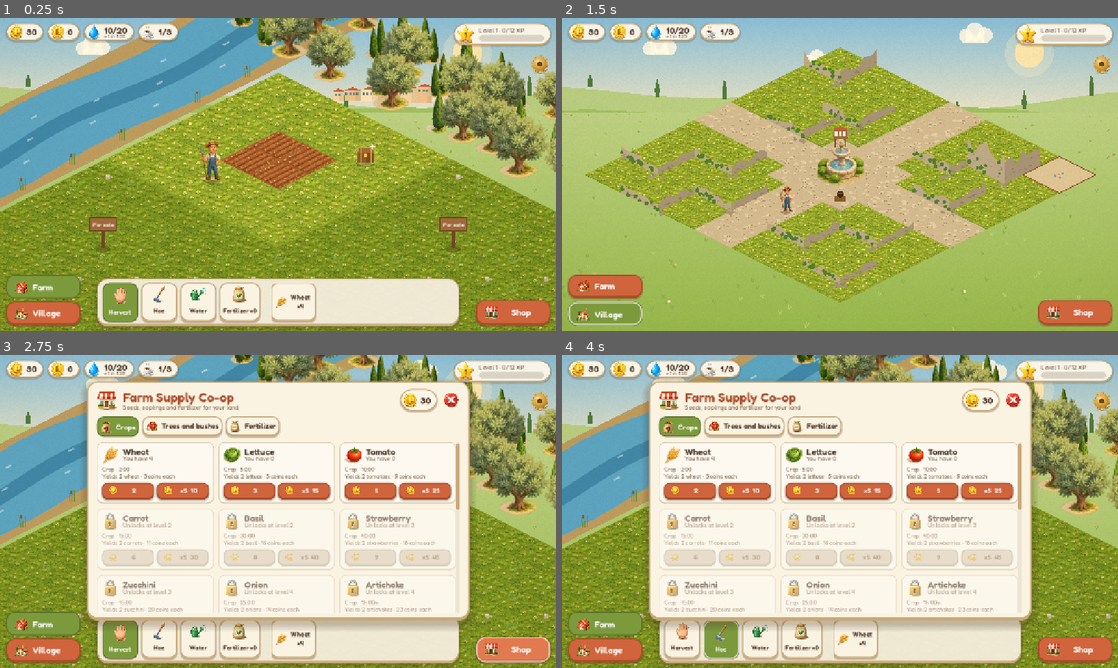
Above: before the commit, frames 1-4 (two rows, left to right).
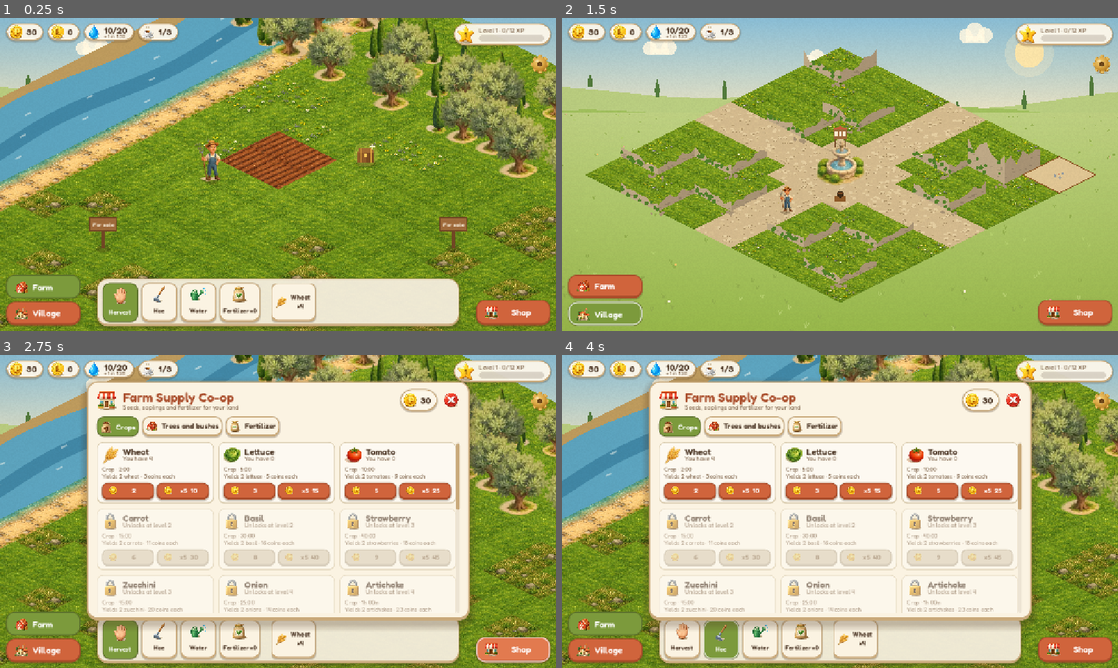
Above: after the commit, the same moments.

Repository: rikigianga24/TerraMia
Game: Godot game, scene res://scenes/main.tscn
Same seed, same stepped clock (60 frames per second), same inputs: the game is played once before the commit and once after it.
Inputs:
- Up to frame 1 (0.25 s): no input
- Up to frame 2 (1.5 s): click "Farm" at 0.5 s; click "Village" at 1.25 s
- Up to frame 3 (2.75 s): click "Shop" at 2 s
- Up to frame 4 (4 s): click "Harvest" at 2.75 s; click "Hoe" at 3.5 s

The runs differ from the first frame. In frame 1, 43% of the frame differs, in the area x 0-100%, y 0-100%; in frame 2, 15%; in frame 3, 13%; in frame 4, 13%.

Commit message:
Mattonelle del terreno illustrate e prato attorno alla mappa
- Foglio terreno.webp: erba, erba fiorita, erba selvatica, erba secca, terra
  arata, terra bagnata, sterrato e sponda, riportati sul rombo 2:1 della
  griglia (vertice superiore ricavato per simmetria, campionamento interno).
- Prato di mattonelle attorno alla mappa; sponda lungo il fiume; la strada è
  una fila di mattonelle di sterrato; stoppie oltre la strada.
- Lotti da comprare con chiazze d'erba selvatica; mattonelle specchiate a
  caso per non far notare la ripetizione.

Co-Authored-By: Claude Opus 5.5 <noreply@anthropic.com>
Claude-Session: https://claude.ai/code/session_01EejtAcNkdnzJb7Be6Qpn18

Diff:
--- a/assets/graphics/sprites/sprites.json
+++ b/assets/graphics/sprites/sprites.json
@@ -971,6 +971,78 @@
   ],
   "sheet": "sheet_b.webp"
  },
+ "terreno_arato": {
+  "box": [
+   15,
+   591,
+   384,
+   846
+  ],
+  "sheet": "terreno.webp"
+ },
+ "terreno_bagnato": {
+  "box": [
+   396,
+   594,
+   765,
+   846
+  ],
+  "sheet": "terreno.webp"
+ },
+ "terreno_erba": {
+  "box": [
+   15,
+   165,
+   381,
+   414
+  ],
+  "sheet": "terreno.webp"
+ },
+ "terreno_erba_fiori": {
+  "box": [
+   396,
+   165,
+   762,
+   414
+  ],
+  "sheet": "terreno.webp"
+ },
+ "terreno_erba_secca": {
+  "box": [
+   1161,
+   165,
+   1524,
+   414
+  ],
+  "sheet": "terreno.webp"
+ },
+ "terreno_erba_selvatica": {
+  "box": [
+   777,
+   159,
+   1146,
+   414
+  ],
+  "sheet": "terreno.webp"
+ },
+ "terreno_sponda": {
+  "box": [
+   1161,
+   594,
+   1524,
+   849
+  ],
+  "sheet": "terreno.webp"
+ },
+ "terreno_sterrato": {
+  "box": [
+   777,
+   594,
+   1146,
+   846
+  ],
+  "sheet": "terreno.webp"
+ },
  "tile_acqua": {
   "box": [
    645,
--- a/scenes/farm/farm.gd
+++ b/scenes/farm/farm.gd
@@ -28,6 +28,10 @@
 const TEX_GRASS_FLOWERS := preload("res://assets/graphics/tiles/grass_flowers.png")
 const TEX_SOIL := preload("res://assets/graphics/tiles/soil.png")
 const TEX_SOIL_WET := preload("res://assets/graphics/tiles/soil_wet.png")
+const TEX_GRASS_WILD := preload("res://assets/graphics/tiles/grass_wild.png")
+const TEX_GRASS_DRY := preload("res://assets/graphics/tiles/grass_dry.png")
+const TEX_DIRT := preload("res://assets/graphics/tiles/dirt.png")
+const TEX_BANK := preload("res://assets/graphics/tiles/bank.png")
 const TEX_SEEDS := preload("res://assets/graphics/icons/seeds.png")
 
 const COLOR_HOVER := Color(1, 1, 1, 0.9)
@@ -42,8 +46,6 @@
 const COLOR_WATER := Color("5aa3c8")
 const COLOR_WATER_DEEP := Color("3f86ad")
 const COLOR_BANK := Color("b89a62")
-const COLOR_ROAD := Color("cbb48a")
-const COLOR_ROAD_DARK := Color("ad9468")
 
 ## Forma della pianta (solo grafica): grano, foglie, radici, frutti, grossi, fiori.
 const SHAPES := {
@@ -64,10 +66,12 @@
 const DRAG_THRESHOLD := 8.0
 ## Fasce attorno alla mappa, in quadranti: fiume (x < 0), bosco (y < 0),
 ## strada (x > lato), prato aperto (y > lato).
-const RIVER_FROM := -3.2
-const RIVER_TO := -0.5
-const ROAD_FROM := 0.6
-const ROAD_TO := 1.8
+const RIVER_FROM := -3.4
+const RIVER_TO := -0.8
+const ROAD_FROM := 1.0       ## la strada è la colonna di mattonelle x = lato + 1
+const ROAD_TO := 2.0
+## Prato di mattonelle attorno alla mappa, in quadranti (oltre c'è lo sfondo).
+const SURROUND := Rect2i(-1, -5, 6, 11)   ## margini: sinistra, alto, destra, basso
 
 var tool: String = "hand":
 	set(value):
@@ -387,7 +391,7 @@
 func _draw() -> void:
 	var w := GameData.world_size()
 	_draw_river(w)
-	_draw_road(w)
+	_draw_surroundings(w)
 	for t in _trees:
 		if t["back"]:
 			_draw_tree_decor(t)
@@ -432,15 +436,34 @@
 	return out
 
 
+## Numero "a caso" ma sempre uguale per la stessa cella, tra 0 e n-1.
+static func _rand(cell: Vector2i, n: int) -> int:
+	return posmod(hash(cell), n)
+
+
+## Mattonella sul quadrante; specchiata a caso (ma sempre uguale per la
+## stessa cella) perché la ripetizione non si noti.
+func _tile(tex: Texture2D, cell: Vector2i, modulate := Color.WHITE, can_flip := true) -> void:
+	var top := cell_to_local(cell)
+	var flip := can_flip and _rand(cell, 2) == 0
+	if flip:
+		draw_set_transform(top + Vector2(TILE_W * 0.5, 0), 0.0, Vector2(-1, 1))
+		draw_texture_rect(tex, Rect2(Vector2.ZERO, Vector2(TILE_W, TILE_H)), false, modulate)
+		draw_set_transform(Vector2.ZERO)
+	else:
+		draw_texture_rect(tex, Rect2(top - Vector2(TILE_W * 0.5, 0), Vector2(TILE_W, TILE_H)), false, modulate)
+
+
 func _draw_ground(cell: Vector2i) -> void:
 	var rect := Rect2(cell_to_local(cell) - Vector2(TILE_W * 0.5, 0), Vector2(TILE_W, TILE_H))
 	var plot := GameState.get_plot(cell)
 	if GameState.is_tilled(cell):
 		var wet: bool = not plot.is_empty() and plot.get("watered", false)
-		draw_texture_rect(TEX_SOIL_WET if wet else TEX_SOIL, rect, false)
-		return
-	var flowers := posmod(cell.x * 7 + cell.y * 13, 5) == 0
-	draw_texture_rect(TEX_GRASS_FLOWERS if flowers else TEX_GRASS, rect, false)
+		# i solchi hanno una direzione: niente specchiatura
+		_tile(TEX_SOIL_WET if wet else TEX_SOIL, cell, Color.WHITE, false)
+		return
+	var flowers := _rand(cell + Vector2i(3, 59), 5) == 0
+	_tile(TEX_GRASS_FLOWERS if flowers else TEX_GRASS, cell)
 	if GameState.is_plow_queued(cell):
 		var prog := GameState.plow_progress(cell)
 		if prog > 0.0:
@@ -450,22 +473,28 @@
 			draw_dashed_line(poly[i], poly[(i + 1) % 4], COLOR_QUEUED, 2.5, 7.0, true, true)
 
 
-## Terra non ancora tua: erba più selvatica, un po' spenta.
+## Terra non ancora tua: prato un po' più spento, con chiazze d'erba selvatica.
 func _draw_locked_cell(cell: Vector2i) -> void:
-	var rect := Rect2(cell_to_local(cell) - Vector2(TILE_W * 0.5, 0), Vector2(TILE_W, TILE_H))
-	var flowers := posmod(cell.x * 7 + cell.y * 13, 4) == 0
-	draw_texture_rect(TEX_GRASS_FLOWERS if flowers else TEX_GRASS, rect, false, COLOR_LOCKED)
-	# ciuffi d'erba alta e qualche sasso
-	var h := posmod(cell.x * 31 + cell.y * 17, 7)
-	var c := cell_center(cell)
-	if h < 3:
-		for i in 3:
-			var o := Vector2((i - 1) * 9.0 + h * 3.0, (i % 2) * 6.0 - 3.0)
-			draw_line(c + o, c + o + Vector2(-3, -12), Color("6f8f3e"), 2.0)
-			draw_line(c + o, c + o + Vector2(3, -11), Color("7fa840"), 2.0)
-	elif h == 4:
-		draw_circle(c + Vector2(10, 4), 5.0, Color("b9ad98"))
-		draw_circle(c + Vector2(8, 2), 3.0, Color("d8cbb5"))
+	var wild := _rand(cell + Vector2i(101, 7), 6) == 0
+	_tile(TEX_GRASS_WILD if wild else TEX_GRASS, cell, Color(0.93, 0.95, 0.88))
+
+
+## Prato di mattonelle attorno alla mappa: sponda lungo il fiume, sterrato
+## per la strada, erba (a tratti secca) altrove.
+func _draw_surroundings(w: Vector2i) -> void:
+	var road_x := w.x + int(ROAD_FROM)
+	for y in range(SURROUND.position.y, w.y + SURROUND.size.y):
+		for x in range(SURROUND.position.x, w.x + SURROUND.size.x):
+			var cell := Vector2i(x, y)
+			if GameState.is_in_world(cell):
+				continue
+			if x == -1:
+				_tile(TEX_BANK, cell, Color.WHITE, false)
+			elif x == road_x:
+				_tile(TEX_DIRT, cell, Color.WHITE, false)
+			else:
+				var dry := x > road_x   # oltre la strada, stoppie
+				_tile(TEX_GRASS_DRY if dry else TEX_GRASS, cell)
 
 
 func _draw_sector_outline(sector: Vector2i) -> void:
@@ -517,7 +546,7 @@
 func _draw_river(w: Vector2i) -> void:
 	var y0 := -3.6   # nasce dietro il bosco
 	var y1 := float(w.y) + 10.0
-	draw_colored_polygon(_iso_quad(Vector2(RIVER_FROM - 0.4, y0), Vector2(RIVER_TO + 0.35, y1)), COLOR_BANK)
+	draw_colored_polygon(_iso_quad(Vector2(RIVER_FROM - 0.5, y0), Vector2(RIVER_FROM + 0.4, y1)), COLOR_BANK)
 	# acqua con bordo ondulato
 	var left := PackedVector2Array()
 	var right := PackedVector2Array()
@@ -525,7 +554,7 @@
 	while y <= y1:
 		var wob := sin(y * 0.9) * 0.18
 		left.append(cell_to_local(Vector2(RIVER_FROM + wob, y)))
-		right.append(cell_to_local(Vector2(RIVER_TO - 0.05 + wob * 0.6, y)))
+		right.append(cell_to_local(Vector2(RIVER_TO + 0.2, y)))
 		y += 0.5
 	right.reverse()
 	draw_colored_polygon(left + right, COLOR_WATER)
@@ -541,31 +570,7 @@
 		var fx := lerpf(RIVER_FROM + 0.4, RIVER_TO - 0.4, fposmod(i * 0.37, 1.0))
 		var p := cell_to_local(Vector2(fx, fy))
 		draw_line(p, p + Vector2(-10, 5), Color(1, 1, 1, 0.45), 2.0, true)
-	# canne lungo la sponda verso il campo
-	for i in int(y1 - y0):
-		var p := cell_to_local(Vector2(RIVER_TO + 0.15, y0 + i + 0.3 * (i % 3)))
-		if i % 2 == 0:
-			for k in 3:
-				draw_line(p + Vector2(k * 4 - 4, 0), p + Vector2(k * 5 - 6, -18 - k * 3), Color("6f8f3e"), 2.0)
-			draw_line(p + Vector2(-2, -16), p + Vector2(-2, -22), Color("8a5a2b"), 4.0)
-
-
-## La strada di pietrisco davanti, lungo il lato destro della mappa.
-func _draw_road(w: Vector2i) -> void:
-	var x0 := float(w.x) + ROAD_FROM
-	var x1 := float(w.x) + ROAD_TO
-	draw_colored_polygon(_iso_quad(Vector2(x0, -3.6), Vector2(x1, float(w.y) + 10.0)), COLOR_ROAD)
-	# bordi d'erba e sassolini
-	draw_line(cell_to_local(Vector2(x0, -3.6)), cell_to_local(Vector2(x0, float(w.y) + 10.0)), COLOR_ROAD_DARK, 3.0)
-	draw_line(cell_to_local(Vector2(x1, -3.6)), cell_to_local(Vector2(x1, float(w.y) + 10.0)), COLOR_ROAD_DARK, 3.0)
-	var rng := RandomNumberGenerator.new()
-	rng.seed = 11
-	for i in 260:
-		var p := cell_to_local(Vector2(rng.randf_range(x0 + 0.05, x1 - 0.05), rng.randf_range(-3.6, float(w.y) + 10.0)))
-		draw_circle(p, rng.randf_range(1.2, 2.6), COLOR_ROAD_DARK if rng.randf() < 0.6 else Color("e2d3b2"))
-	# solchi delle ruote
-	for lane in [0.35, 0.85]:
-		draw_line(cell_to_local(Vector2(x0 + lane, -3.6)), cell_to_local(Vector2(x0 + lane, float(w.y) + 10.0)), Color(0.55, 0.45, 0.3, 0.25), 4.0)
+
 
 
 ## Bosco a destra (oltre il lato in fondo) e qualche albero sparso davanti.
Binary file added: assets/graphics/source/terreno.webp
Not shown, added: assets/graphics/source/terreno.webp.import
Binary file added: assets/graphics/sprites/terreno_arato.png
Not shown, added: assets/graphics/sprites/terreno_arato.png.import
Binary file added: assets/graphics/sprites/terreno_bagnato.png
Not shown, added: assets/graphics/sprites/terreno_bagnato.png.import
Binary file added: assets/graphics/sprites/terreno_erba.png
Not shown, added: assets/graphics/sprites/terreno_erba.png.import
Binary file added: assets/graphics/sprites/terreno_erba_fiori.png
Not shown, added: assets/graphics/sprites/terreno_erba_fiori.png.import
Binary file added: assets/graphics/sprites/terreno_erba_secca.png
Not shown, added: assets/graphics/sprites/terreno_erba_secca.png.import
(and 19 more such lines)
